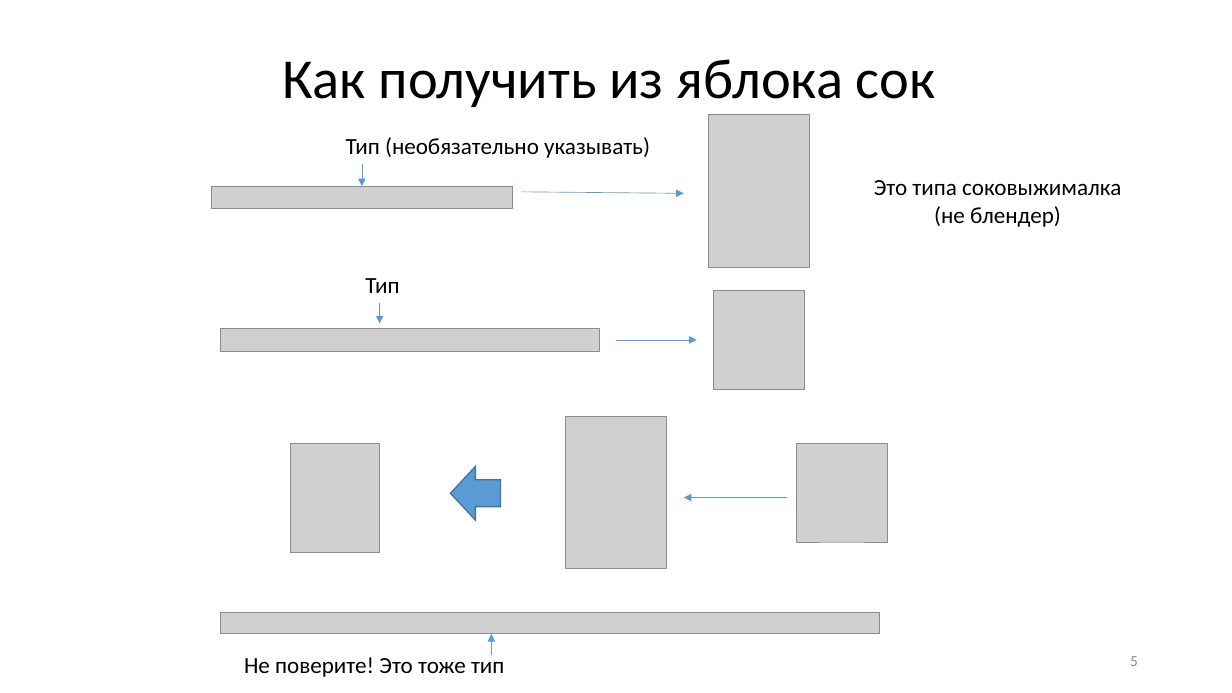
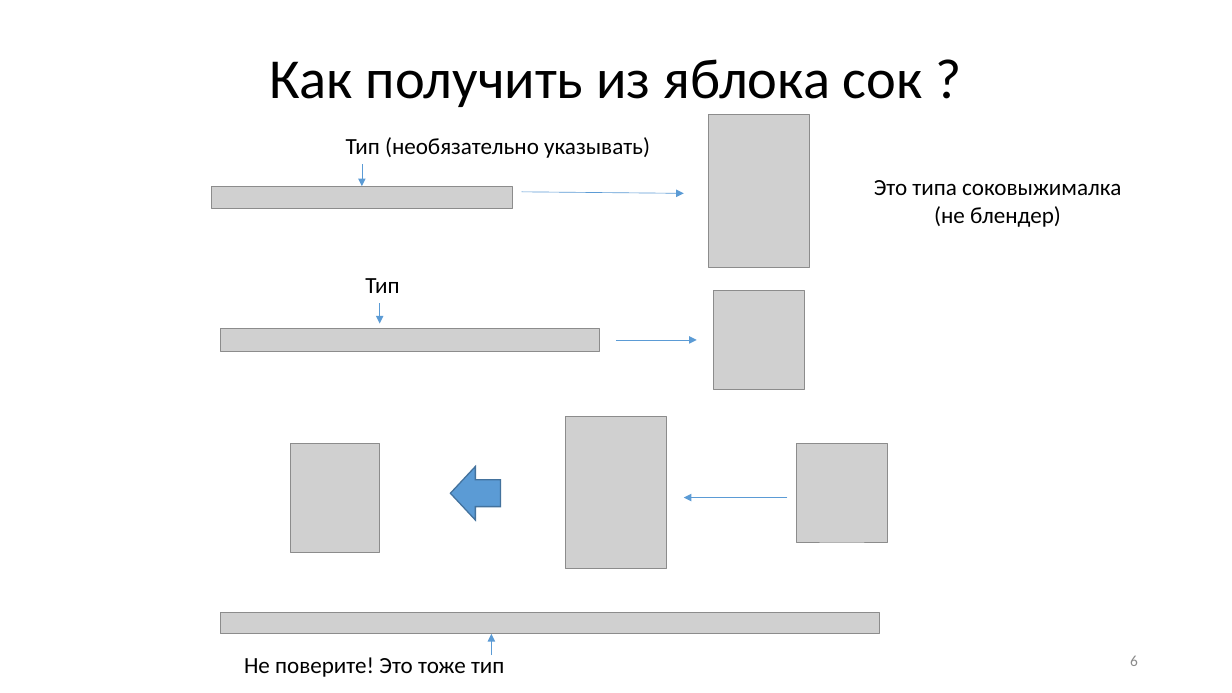
Before and after one commit to jokerexhuman/ScalaForLittle, a slide deck: slide 6 of scalaInPictures1.0.pptx (slide 5 before the commit). Drawn at 1232x693 pixels with LibreOffice and Linux fonts; fonts in the diff are those of the drawing; grey boxes stand for pictures. Boxes give left, top, right and bottom in pixels: in the first picture for what was removed or moved away, otherwise in the second. Text is boxed around its words. In the diff, an @@ line names an element or a change of style, - is before the commit and + after.

```diff
--- a/scalaInPictures1.0.pptx
+++ b/scalaInPictures1.0.pptx
@@ title at <box>269,59,923,107</box>: text changed @@
-Как получить из яблока сок
+Как получить из яблока сок ?
@@ page number at <box>1130,655,1138,666</box>: text changed @@
-5
+6
```
Also in this commit, not shown: 6 other slides changed, 2 slides added, 1 other file.
